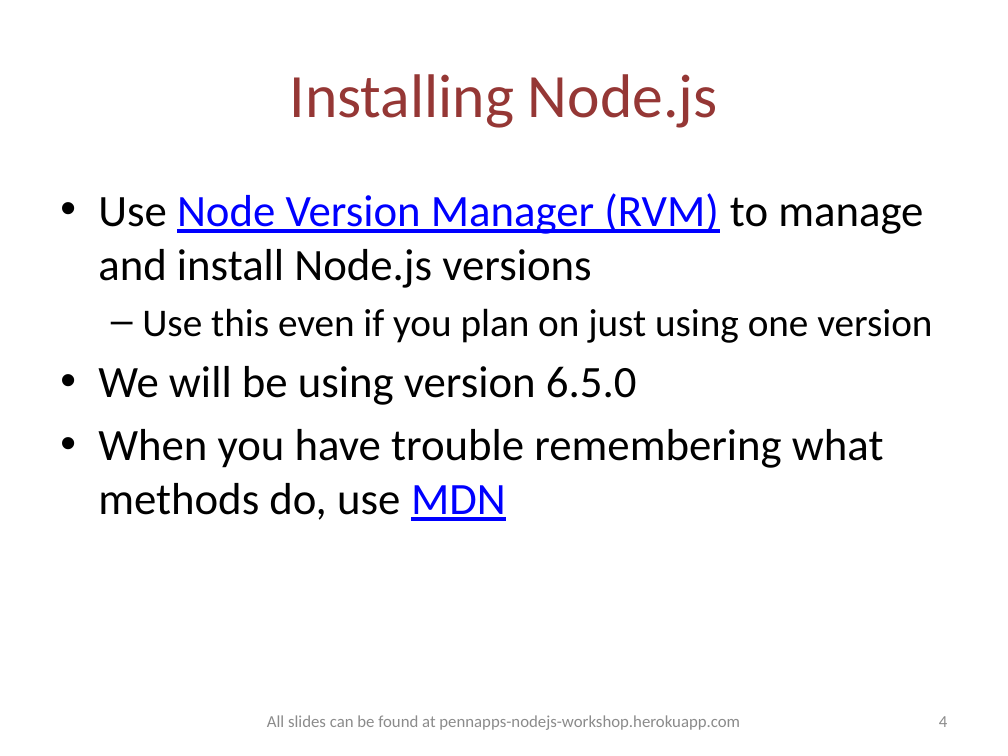
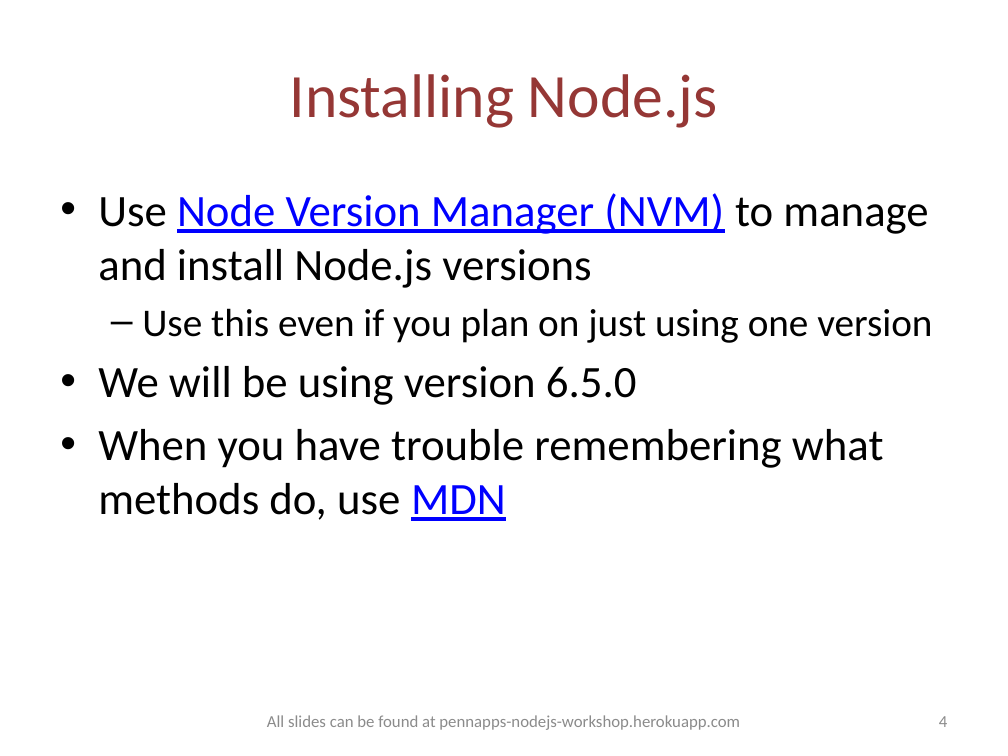
Before and after one commit to jusjmkim/pennapps-nodejs-workshop, a slide deck: slide 4 of pennapps-nodejs-workshop.pptx. Drawn at 1008x756 pixels with LibreOffice and Linux fonts; fonts in the diff are those of the drawing. Boxes give left, top, right and bottom in pixels: in the first picture for what was removed or moved away, otherwise in the second. Text is boxed around its words. In the diff, an @@ line names an element or a change of style, - is before the commit and + after.

Commit message:
update rvm to nvm in powerpoint

```diff
--- a/pennapps-nodejs-workshop.pptx
+++ b/pennapps-nodejs-workshop.pptx
@@ text at [98,193,928,288]: text changed @@
-• Use Node Version Manager (RVM) to manage and install Node.js versions
+• Use Node Version Manager (NVM) to manage and install Node.js versions
```
Also in this commit, not shown: 1 other file.
